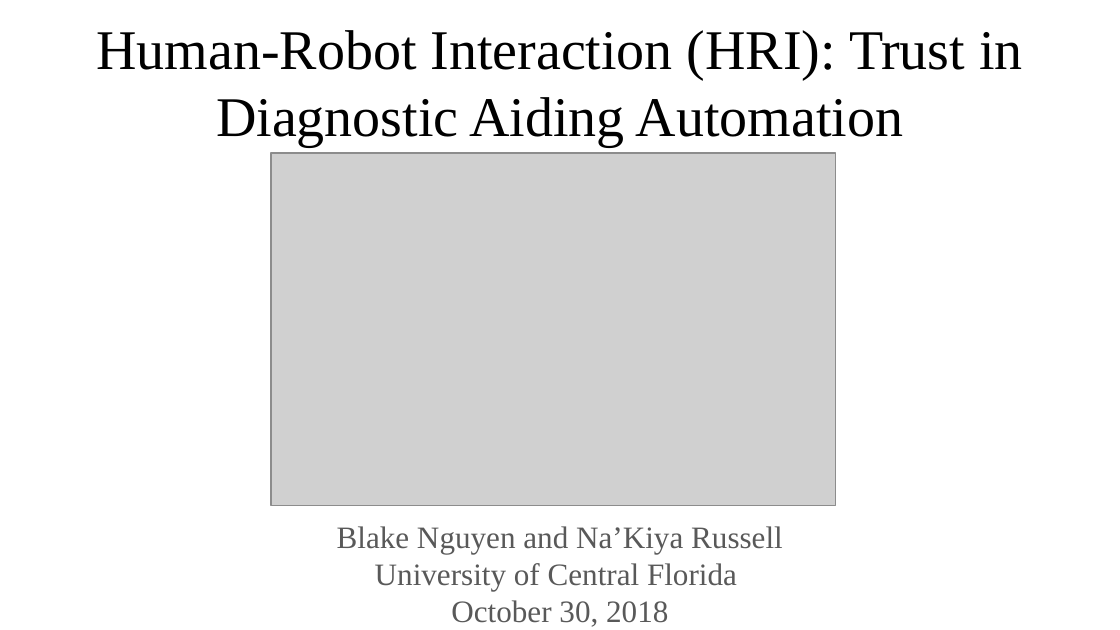
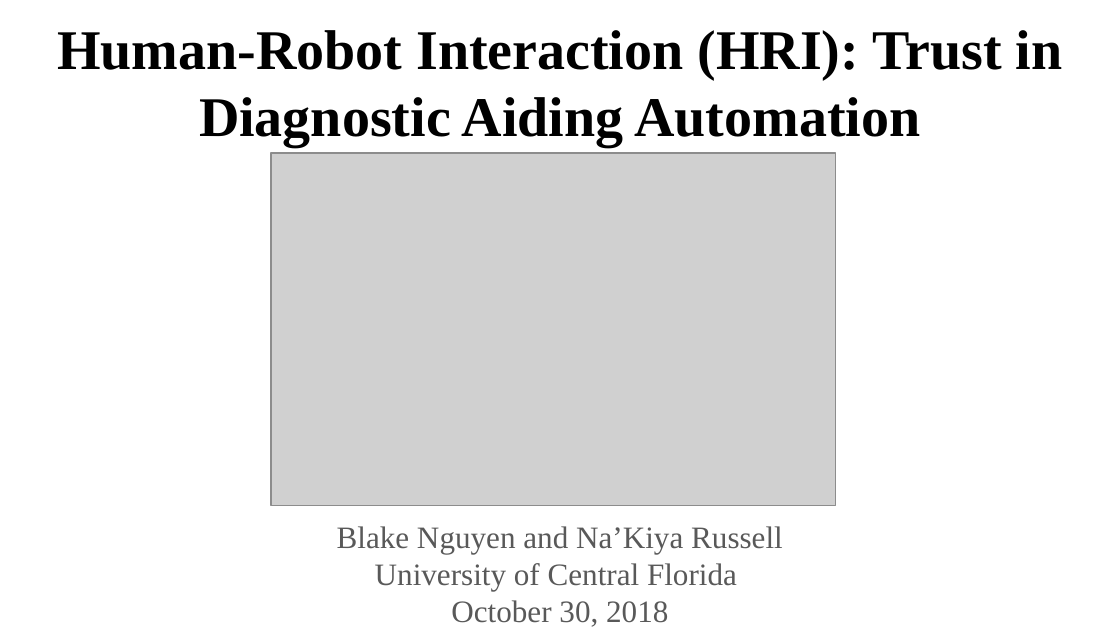
Before and after one commit to blakeanguyen/project_template, a slide deck: slide 1 of Final Project PowerPoint_110218BN.pptx. Drawn at 1120x630 pixels with LibreOffice and Linux fonts; fonts in the diff are those of the drawing; grey boxes stand for pictures. Boxes give left, top, right and bottom in pixels: in the first picture for what was removed or moved away, otherwise in the second. Text is boxed around its words. In the diff, an @@ line names an element or a change of style, - is before the commit and + after.

```diff
--- a/Final Project PowerPoint_110218BN.pptx
+++ b/Final Project PowerPoint_110218BN.pptx
@@ title "Human-Robot Interaction (HRI): Trust in ..." at bbox=[57, 30, 1063, 147]: bold on @@
```
Also in this commit, not shown: 5 other slides changed, 11 slides added, 5 slides removed.
